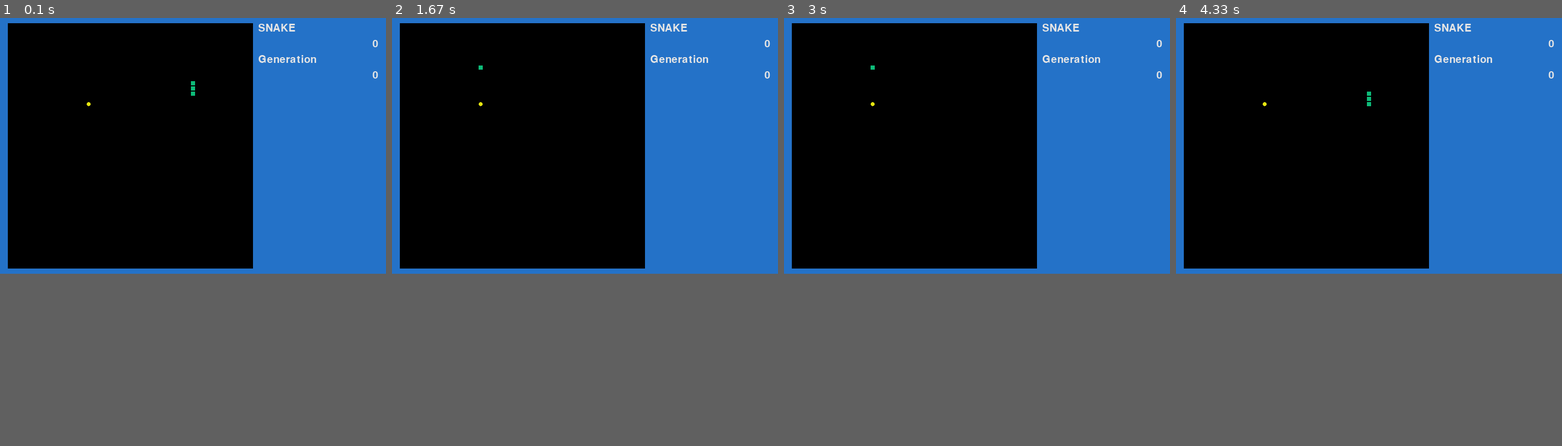
Above: before the commit, frames 1-4 (left to right).
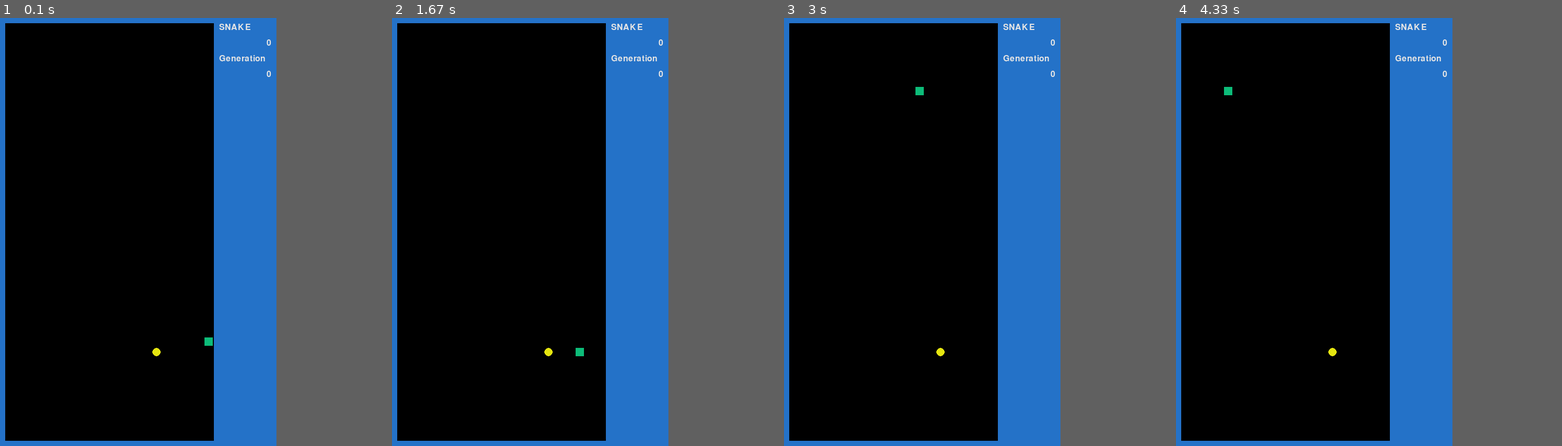
Above: after the commit, the same moments.

Repository: edramir18/pygame_snake
Game: pygame game, started from main.py
Two runs of this game, one before a commit and one after it. Both use one fixed random seed, a clock stepped at 60 frames per second and the inputs below.
Inputs:
- Up to frame 1 (0.1 s): no input
- Up to frame 2 (1.67 s): tap Space at 0.33, 0.73, 1.03, 1.23, 1.57 s
- Up to frame 3 (3 s): tap Space at 1.87, 2.07, 2.37, 2.63, 2.97 s
- Up to frame 4 (4.33 s): tap Space at 3.27, 3.8, 4.1 s
In our replay, the window is 740x490 before the commit and 530x820 after it. These sizes can differ from the game's own. Grey fills any space a smaller window leaves; there, only what the larger window draws over its background counts as a difference.

The runs differ from the first frame. In frame 1, 15% of the frame differs, in the area x 0-98%, y 1-100%; in frame 2, 15%; in frame 3, 15%; in frame 4, 15%.

Commit message:
Sin hidden layer

Diff:
--- a/brain.py
+++ b/brain.py
@@ -8,13 +8,13 @@
         self.hidden = 16
         self.outputs = 4
         if generation == 0:
-            self.syn0 = 2 * self.state.random((24, 16)) - 1  # type: np.ndarray
+            self.syn0 = 2 * self.state.random((24, 4)) - 1  # type: np.ndarray
             # self.syn1 = 2 * self.state.random((16, 16)) - 1  # type: np.ndarray
-            self.syn2 = 2 * self.state.random((16, 4)) - 1  # type: np.ndarray
+            # self.syn2 = 2 * self.state.random((16, 4)) - 1  # type: np.ndarray
         else:
-            self.syn0 = np.zeros((24, 16), dtype=float)
+            self.syn0 = np.zeros((24, 4), dtype=float)
             # self.syn1 = np.zeros((16, 16), dtype=float)
-            self.syn2 = np.zeros((16, 4), dtype=float)
+            # self.syn2 = np.zeros((16, 4), dtype=float)
         self.fitness = 0
         self.generation = generation
 
@@ -23,8 +23,8 @@
         np.reshape(l0, (1, -1))
         l1 = self.sigmoid(np.dot(l0, self.syn0))
         # l2 = self.sigmoid(np.dot(l1, self.syn1))
-        l3 = self.sigmoid(np.dot(l1, self.syn2))
-        idx, _ = max([(k, w) for k, w in enumerate(l3)], key=lambda x: x[1])
+        # l3 = self.sigmoid(np.dot(l2, self.syn2))
+        idx, _ = max([(k, w) for k, w in enumerate(l1)], key=lambda x: x[1])
         return idx
 
     @staticmethod
--- a/cell.py
+++ b/cell.py
@@ -15,8 +15,7 @@
     def __init__(self):
         self.celltype = Cell.CellType.WALL
         self.has_cherry = False
-        self.has_pellet = False
-        self.has_player = False
+        self.has_body = False
 
     def __str__(self):
         return str(self.celltype)
@@ -33,4 +32,4 @@
     def is_empty(self):
         if self.celltype == Cell.CellType.WALL:
             return False
-        return not (self.has_pellet or self.has_cherry or self.has_player)
+        return not (self.has_cherry or self.has_body)
--- a/evolution.py
+++ b/evolution.py
@@ -33,46 +33,46 @@
 
     def crossover(self):
         a = [True, False]
-        inputs = (self.brains[0].inputs, self.brains[0].hidden)
-        # layer0 = (self.brains[0].hidden, self.brains[0].hidden)
+        inputs = (self.brains[0].inputs, self.brains[0].outputs)
+        layer0 = (self.brains[0].hidden, self.brains[0].hidden)
         outputs = (self.brains[0].hidden, self.brains[0].outputs)
         p = [0.5, 0.5]
-        for i in range(self.elite):
-            self.offsprings.append(self.parents[i])
         for i in range(self.population - self.elite):
             p1 = self.parents[self.parent_ids[i]]
             p2 = self.parents[self.parent_ids[i + 1]]
             cross0 = np.random.choice(a, inputs, p=p)
             # cross1 = np.random.choice(a, layer0, p=p)
-            cross2 = np.random.choice(a, outputs, p=p)
+            # cross2 = np.random.choice(a, outputs, p=p)
             offspring = Brain(self.seed * self.population + i, self.generation)
             offspring.syn0 = np.where(cross0, p1.syn0, p2.syn0)
             # offspring.syn0 = np.array(p1.syn0)
             # offspring.syn1 = np.where(cross1, p1.syn1, p2.syn1)
-            offspring.syn2 = np.where(cross2, p1.syn2, p2.syn2)
+            # offspring.syn2 = np.where(cross2, p1.syn2, p2.syn2)
             # offspring.syn2 = np.array(p2.syn2)
             self.offsprings.append(offspring)
 
     def mutation(self):
         a = [True, False]
-        inputs = (self.brains[0].inputs, self.brains[0].hidden)
-        # layer0 = (self.brains[0].hidden, self.brains[0].hidden)
+        inputs = (self.brains[0].inputs, self.brains[0].outputs)
+        layer0 = (self.brains[0].hidden, self.brains[0].hidden)
         outputs = (self.brains[0].hidden, self.brains[0].outputs)
         p = [self.mutation_rate, 1 - self.mutation_rate]
-        for i in range(self.population):
+        for i in range(self.population - self.elite):
             mut0 = np.random.choice(a, inputs, p=p)
             cro0 = 2 * np.random.random(inputs) - 1
             # mut1 = np.random.choice(a, layer0, p=p)
             # cro1 = 2 * np.random.random(layer0) - 1
-            mut2 = np.random.choice(a, outputs, p=p)
-            cro2 = 2 * np.random.random(outputs) - 1
+            # mut2 = np.random.choice(a, outputs, p=p)
+            # cro2 = 2 * np.random.random(outputs) - 1
             offspring = self.offsprings[i]
             offspring.syn0 = np.where(mut0, cro0, offspring.syn0)
             # offspring.syn1 = np.where(mut1, cro1, offspring.syn1)
-            offspring.syn2 = np.where(mut2, cro2, offspring.syn2)
+            # offspring.syn2 = np.where(mut2, cro2, offspring.syn2)
 
     def evolve(self):
         self.selection()
         self.crossover()
         self.mutation()
+        for i in range(self.elite):
+            self.offsprings.append(self.parents[i])
         return self.offsprings
--- a/game.py
+++ b/game.py
@@ -13,36 +13,48 @@
     def __init__(self, width: int, height: int, seed: int,
                  snakes: int, mutation: float):
         self.points = 0
+        self.current_id = 0
+        self.generation = 0
+        self.mutation = mutation
+        self.best_fitness = 0
+        self.avg_fitness = 0
         self.seed = seed
         self.random = random.Random()
         self.random.seed(seed)
+        self.grid = Grid(width, height)
         # self.grid.build_walls(self.random)
-        self.grid = Grid(width, height)
         self.cherry = self.grid.get_next_cherry(self.random)
-        self.current_id = 0
-        self.generation = 0
         self.population = snakes
         self.snakes = dict()  # type: Dict[int, Snake]
-        self.mutation = mutation
         self.create_all_snakes()
-        self.best_fitness = 0
 
     def run(self):
         snake = self.snakes[self.current_id]
         vision = self.grid.get_vision(snake.head)
-        snake.run(vision)
+        last = snake.run(vision)
         head = self.grid.get(snake.head)
-        if head is None or head.is_wall() or head.has_player or snake.is_dead:
+        if head is None or head.is_wall() or head.has_body or snake.is_dead:
             if not snake.is_dead:
                 snake.is_dead = True
                 snake.calculate_fitness()
             if snake.fitness > self.best_fitness:
                 self.best_fitness = snake.fitness
+            self.avg_fitness += snake.fitness
             print(f'Snake {snake.brain.generation:3}:{snake.snk_id:<5}'
-                  f'Score: {snake.fitness:10.4f} Best: {self.best_fitness:.4f}')
+                  f'Score: {snake.fitness:10.4f} '
+                  f'Best: {self.best_fitness:10.4f} '
+                  f'AVG: {self.avg_fitness/(self.current_id + 1):10.4f}')
             self.reset_game()
-        elif head.has_cherry:
-            self.eat_cherry()
+            self.current_id += 1
+            if self.current_id < self.population:
+                snake = self.snakes[self.current_id]
+                self.grid.get(snake.head).has_body = True
+        else:
+            head.has_body = True
+            if last is not None:
+                self.grid.get(last).has_body = False
+            if head.has_cherry:
+                self.eat_cherry()
 
     def create_all_snakes(self):
         pos = self.random.choice(self.grid.get_free_cells())
@@ -50,20 +62,22 @@
             brain = Brain(self.seed * self.population + snk_id, 0)
             snake = Snake(snk_id, pos, brain)
             self.snakes[snk_id] = snake
-        self.grid.get(pos).has_player = True
+        self.grid.get(pos).has_body = True
 
     def eat_cherry(self):
         self.grid.get(self.cherry).has_cherry = False
         self.snakes[self.current_id].grow()
         self.points += 1
         self.cherry = self.grid.get_next_cherry(self.random)
+        self.grid.get(self.cherry).has_cherry = True
 
     def reset_game(self):
         self.random.seed(self.seed)
         self.points = 0
         self.grid = Grid(self.grid.width, self.grid.height)
+        # self.grid.build_walls(self.random)
         self.cherry = self.grid.get_next_cherry(self.random)
-        self.current_id += 1
+        self.grid.get(self.cherry).has_cherry = True
 
     def next_generation(self):
         brains = [snake.brain for snake in self.snakes.values()]
@@ -71,14 +85,12 @@
         generation = Evolution(brains, self.mutation,
                                self.seed, self.generation)
         brains = generation.evolve()
-        self.random.seed(self.seed)
-        self.points = 0
-        self.grid = Grid(self.grid.width, self.grid.height)
-        self.cherry = self.grid.get_next_cherry(self.random)
+        self.current_id = 0
+        self.avg_fitness = 0
+        self.reset_game()
         pos = self.random.choice(self.grid.get_free_cells())
-        self.current_id = 0
         self.snakes = dict()
         for snk_id in range(self.population):
             snake = Snake(snk_id, pos, brains[snk_id])
             self.snakes[snk_id] = snake
-        self.grid.get(pos).has_player = True
+        self.grid.get(pos).has_body = True
--- a/game_view.py
+++ b/game_view.py
@@ -6,10 +6,10 @@
 
 
 class GameZone:
-    def __init__(self, width, height, tile, game):
-        self.width = width
-        self.height = height
-        self.canvas = pg.Surface((width, height))
+    def __init__(self, game: Game, tile: int):
+        self.width = game.grid.width * tile
+        self.height = game.grid.height * tile
+        self.canvas = pg.Surface((self.width, self.height))
         self.tile = tile
         self.half = tile // 2
         self.snake = int(tile * 0.8)
@@ -25,6 +25,15 @@
 
     def update(self, game: Game):
         self.canvas.fill(self.background)
+        # for pos, cell in game.grid.cells.items():
+        #     x, y = (pos * self.tile).get()
+        #     if cell.has_body:
+        #         color = GameColor.WHITE.value
+        #     elif cell.has_cherry:
+        #         color = GameColor.CYAN.value
+        #     else:
+        #         color = self.wall_color
+        #     pg.draw.rect(self.canvas, color, (x, y, self.tile, self.tile), 0)
         pos = game.cherry * self.tile + self.half
         pg.draw.circle(self.canvas, self.cherry_color, pos.get(),
                        self.cherry, 0)
@@ -43,32 +52,32 @@
 
 
 class GameView:
-    def __init__(self, game: Game):
-        self.width = 740
-        self.height = 490
+    def __init__(self, game: Game, tile: int):
+        self.zone = GameZone(game, tile)
+        self.width = 130 + self.zone.width
+        self.height = 20 + self.zone.height
         self.window = pg.display.set_mode((self.width, self.height))
-        self.font = pg.font.SysFont(None, 30)
+        self.font = pg.font.SysFont(None, 24)
         self.font_color = GameColor.WHITE.value
         self.background = GameColor.BLUE.value
-        self.zone = GameZone(470, 470, 10, game)
         self.window.fill(self.background)
-        snake = self.get_text('SNAKE')
-        self.window.blit(snake, (495, 10))
-        generation = self.get_text('Generation')
-        self.window.blit(generation, (495, 70))
+        _, snake = self.get_text('SNAKE')
+        self.window.blit(snake, (20 + self.zone.width, 10))
+        _, generation = self.get_text('Generation')
+        self.window.blit(generation, (20 + self.zone.width, 70))
         self.update(game)
 
     def get_text(self, text):
-        return self.font.render(text, True, self.font_color, self.background)
+        size = self.font.size(text)
+        img = self.font.render(text, True, self.font_color, self.background)
+        return size, img
 
     def update(self, game: Game):
         self.zone.update(game)
-        self.window.blit(self.zone.canvas, (15, 10))
-        self.window.fill(self.background, (495, 40, 230, 30))
-        w, _ = self.font.size(str(game.points))
-        text = self.get_text(str(game.points))
-        self.window.blit(text, (725 - w, 40))
-        self.window.fill(self.background, (495, 100, 230, 30))
-        w, _ = self.font.size(str(game.generation))
-        text = self.get_text(str(game.generation))
-        self.window.blit(text, (725 - w, 100))
+        self.window.blit(self.zone.canvas, (10, 10))
+        self.window.fill(self.background, (20 + self.width, 40, 100, 30))
+        (w, _), text = self.get_text(str(game.points))
+        self.window.blit(text, (self.width - 10 - w, 40))
+        self.window.fill(self.background, (20 + self.width, 100, 100, 30))
+        (w, _), text = self.get_text(str(game.generation))
+        self.window.blit(text, (self.width - 10 -w, 100))
--- a/grid.py
+++ b/grid.py
@@ -42,16 +42,16 @@
             while True:
                 last = last + adj
                 if last not in self.cells or self.cells[last].is_wall():
-                    # vision += [1 / pos.manhattan_to(last), 0, 0]
-                    vision += [1, 0, 0]
+                    vision += [1 / pos.manhattan_to(last), 0, 0]
+                    # vision += [1, 0, 0]
                     break
-                elif self.cells[last].has_player:
-                    # vision += [0, 1 / pos.manhattan_to(last), 0]
-                    vision += [0, 1, 0]
+                elif self.cells[last].has_body:
+                    vision += [0, 1 / pos.manhattan_to(last), 0]
+                    # vision += [0, 1, 0]
                     break
                 elif self.cells[last].has_cherry:
-                    # vision += [0, 0, 1 / pos.manhattan_to(last)]
-                    vision += [0, 0, 1]
+                    vision += [0, 0, 1 / pos.manhattan_to(last)]
+                    # vision += [0, 0, 1]
                     break
         return vision
 
--- a/main.py
+++ b/main.py
@@ -6,16 +6,23 @@
 from game import Game
 from game_view import GameView
 
+population = 500
+generations = 200
+fps = 60
+mutation = 0.10
+width = 20
+height = 40
+seed = 2020
+tile = 20
+
 
 def run():
-    population = 100
-    fps = 60
-    generations = 200
-    mutation = 0.05
     pg.init()
-    game = Game(47, 47, 1981, population, mutation)
-    view = GameView(game)
+    game = Game(width, height, seed, population, mutation)
+    view = GameView(game, tile)
     running = True
+    pause = False
+    playing = False
     clock = pg.time.Clock()  # type: Clock
     while running:
         clock.tick(fps)
@@ -25,23 +32,25 @@
             elif event.type == pg.KEYDOWN:
                 if event.key == pg.K_ESCAPE:
                     running = False
-        game.run()
-        if game.current_id == population:
-            if game.generation == generations:
-                running = False
+                elif event.key == pg.K_SPACE:
+                    pause = not pause
+        if not pause:
+            game.run()
+            if game.current_id == population:
+                if game.generation == generations:
+                    running = False
+                else:
+                    print(f'Generation: {game.generation:5} '
+                          f'Fitness {game.best_fitness}')
+                    game.next_generation()
             else:
-                game.next_generation()
-        else:
-            view.update(game)
-            pg.display.flip()
+                view.update(game)
+                pg.display.flip()
     pg.quit()
 
 
 def offline():
-    population = 100
-    generations = 200
-    mutation = 0.15
-    game = Game(47, 47, 1981, population, mutation)
+    game = Game(width, height, seed, population, mutation)
     running = True
     while running:
         game.run()
@@ -49,6 +58,8 @@
             if game.generation == generations:
                 running = False
             else:
+                print(f'Generation: {game.generation:5} '
+                      f'Fitness {game.best_fitness}')
                 game.next_generation()
     pg.quit()
 
--- a/node.py
+++ b/node.py
@@ -52,7 +52,7 @@
             return current.get_path()
         for pos in grid.get_neighbourds(current_pos):
             cell = grid.get(pos)
-            if cell.is_wall() or cell.has_player:
+            if cell.is_wall() or cell.has_body:
                 continue
             node = Node(pos, end, current)
             if pos in lst_closed:
--- a/snake.py
+++ b/snake.py
@@ -9,11 +9,11 @@
         self.snk_id = snk_id
         self.body = set()  # type: Set[Coord]
         self.body.add(pos)
-        self.path = [pos, pos, pos]
+        self.path = [pos]
         self.head = pos
         self.brain = brain
         self.is_dead = False
-        self.life = 200
+        self.life = 100
         self.points = 0
         self.steps = 0
         self.fitness = 0
@@ -38,7 +38,7 @@
             self.life -= 1
             self.steps += 1
             action = self.brain.think(vision)
-            self.move(self.head + Coord.adjacency()[action])
+            return self.move(self.head + Coord.adjacency()[action])
 
     def grow(self):
         self.life += 100
